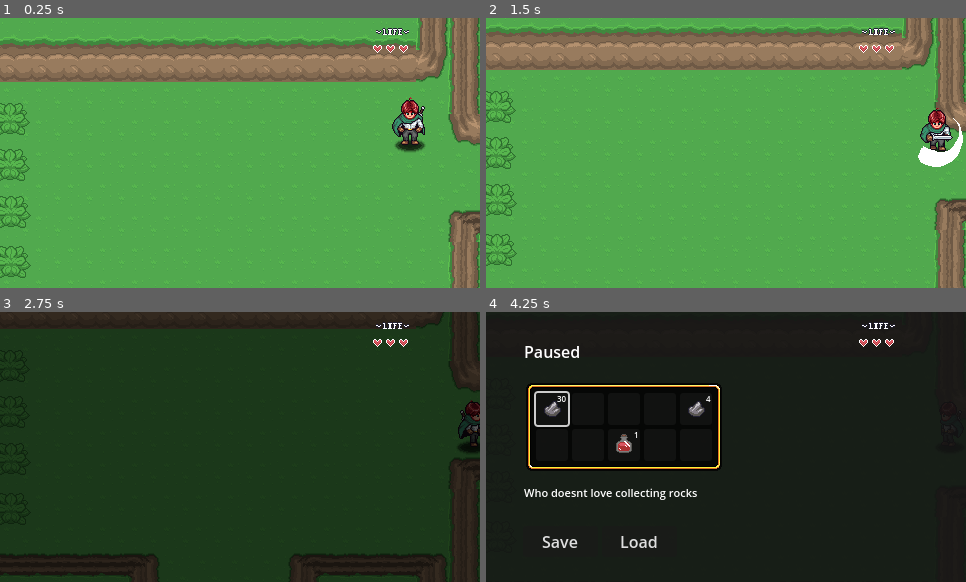
Above: before the commit, frames 1-4 (two rows, left to right).
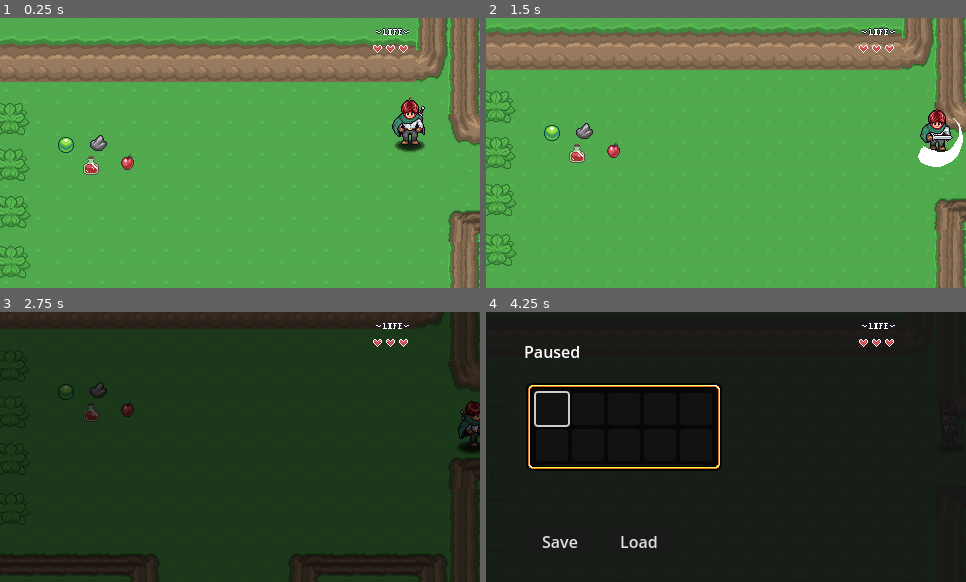
Above: after the commit, the same moments.

Repository: stevenmontes/RpgGame
Game: Godot game, scene res://levels/area01/01.tscn
The game is run twice, just before and just after one commit, with the same random seed, the same clock (stepped at 60 frames per second) and the same inputs. Sound files missing from this copy of the repository are replaced by a short silence.
Inputs:
- Up to frame 1 (0.25 s): no input
- Up to frame 2 (1.5 s): hold D (right) 0.53-1.28 s; hold Z (attack) 0.53-1.28 s; hold S (down) from 1.28 s (still down); tap Z (attack) at 1.35 s
- Up to frame 3 (2.75 s): release S (down) at 2.03 s; hold D (right) from 2.03 s (still down); hold Z (attack) from 2.03 s (still down)
- Up to frame 4 (4.25 s): release D (right) at 2.78 s; release Z (attack) at 2.78 s; hold W (up) 2.78-3.53 s; tap Z (attack) at 2.85 s; hold A (left) from 3.53 s (still down); hold Z (attack) from 3.53 s (still down); tap Escape (pause) at 4.15 s

The runs differ from the first frame. In frame 1, 0.6% of the frame differs, in the area x 12-28%, y 43-59%; in frame 2, 0.6%; in frame 3, 0.4%; in frame 4, 1.0%, in the area x 7-47%, y 31-70%.

Commit message:
Pickup & Use Items - Inventory (part II) // E17

Diff:
--- a/00_Globals/global_player_manager.gd
+++ b/00_Globals/global_player_manager.gd
@@ -1,6 +1,7 @@
 extends Node
 
 const PLAYER = preload("res://player/player.tscn")
+const INVENTORY_DATA: InventoryData = preload("res://GUI/pause_menu/inventory/player_inventory.tres")
 
 var player: Player
 var player_spawn: bool = false
--- a/GUI/pause_menu.gd
+++ b/GUI/pause_menu.gd
@@ -3,6 +3,7 @@
 signal shown
 signal hidden
 
+@onready var audio_stream_player_2d: AudioStreamPlayer2D = $Control/AudioStreamPlayer2D
 @onready var button_save: Button = $Control/HBoxContainer/Button_Save
 @onready var button_load: Button = $Control/HBoxContainer/Button_Load
 @onready var item_description: Label = $Control/ItemDescription
@@ -51,3 +52,7 @@
 
 func update_item_description(new_text: String) -> void:
 	item_description.text = new_text
+
+func play_audio(sound: AudioStream) -> void:
+	audio_stream_player_2d.stream = sound
+	audio_stream_player_2d.play()
--- a/GUI/pause_menu/inventory/player_inventory.tres
+++ b/GUI/pause_menu/inventory/player_inventory.tres
@@ -1,29 +1,9 @@
-[gd_resource type="Resource" script_class="InventoryData" load_steps=8 format=3 uid="uid://c12oks8rdokig"]
+[gd_resource type="Resource" script_class="InventoryData" load_steps=3 format=3 uid="uid://c12oks8rdokig"]
 
 [ext_resource type="Script" uid="uid://ceq7ukiidnhvf" path="res://GUI/pause_menu/inventory/scripts/inventory_data.gd" id="1_x61lb"]
 [ext_resource type="Script" uid="uid://d0at5viu3rf3y" path="res://GUI/pause_menu/inventory/scripts/slot_data.gd" id="2_1btyl"]
-[ext_resource type="Resource" uid="uid://cfibt6nriwxyq" path="res://items/stone.tres" id="3_1btyl"]
-[ext_resource type="Resource" uid="uid://c2v4qurbg48ul" path="res://items/potion.tres" id="4_6kbrr"]
-
-[sub_resource type="Resource" id="Resource_6kbrr"]
-script = ExtResource("2_1btyl")
-item_data = ExtResource("3_1btyl")
-quantity = 30
-metadata/_custom_type_script = "uid://d0at5viu3rf3y"
-
-[sub_resource type="Resource" id="Resource_d33ra"]
-script = ExtResource("2_1btyl")
-item_data = ExtResource("3_1btyl")
-quantity = 4
-metadata/_custom_type_script = "uid://d0at5viu3rf3y"
-
-[sub_resource type="Resource" id="Resource_0w5vp"]
-script = ExtResource("2_1btyl")
-item_data = ExtResource("4_6kbrr")
-quantity = 1
-metadata/_custom_type_script = "uid://d0at5viu3rf3y"
 
 [resource]
 script = ExtResource("1_x61lb")
-slots = Array[ExtResource("2_1btyl")]([SubResource("Resource_6kbrr"), null, null, null, SubResource("Resource_d33ra"), null, null, SubResource("Resource_0w5vp"), null, null])
+slots = Array[ExtResource("2_1btyl")]([null, null, null, null, null, null, null, null, null, null])
 metadata/_custom_type_script = "uid://ceq7ukiidnhvf"
--- a/GUI/pause_menu/inventory/scripts/inventory_data.gd
+++ b/GUI/pause_menu/inventory/scripts/inventory_data.gd
@@ -2,5 +2,40 @@
 
 @export var slots: Array[SlotData]
 
-func add_item() -> void:
+func _init() -> void:
+	connect_slots()
+
+func connect_slots() -> void:
+	for slot in slots:
+		if slot:
+			slot.changed.connect(slot_changed)
 	pass
+
+func slot_changed() -> void:
+	for slot in slots:
+		if slot:
+			if slot.quantity < 1:
+				slot.changed.disconnect(slot_changed)
+				var index = slots.find(slot)
+				slots[index] = null
+				emit_changed()
+	pass
+
+func add_item(item: ItemData, count: int = 1) -> bool:
+	for slot in slots:
+		if slot:
+			if slot.item_data == item:
+				slot.quantity += count
+				return true
+
+	for i in slots.size():
+		if slots[i] == null:
+			var new_slot_data = SlotData.new()
+			new_slot_data.item_data = item
+			new_slot_data.quantity = count
+			new_slot_data.changed.connect(slot_changed)
+			slots[i] = new_slot_data
+			return true
+
+	print("inventory is full")
+	return false
--- a/GUI/pause_menu/inventory/scripts/inventory_slot_ui.gd
+++ b/GUI/pause_menu/inventory/scripts/inventory_slot_ui.gd
@@ -10,6 +10,7 @@
 	label.text = ""
 	focus_entered.connect(item_focused)
 	focus_exited.connect(item_unfocused)
+	pressed.connect(item_pressed)
 
 func set_slot_data(value: SlotData) -> void:
 	slot_data = value
@@ -27,3 +28,14 @@
 
 func item_unfocused() -> void:
 	PauseMenu.update_item_description("")
+
+func item_pressed() -> void:
+	if slot_data:
+		if slot_data.item_data:
+			var was_used = slot_data.item_data.use()
+
+			if not was_used:
+				return
+
+			slot_data.quantity -= 1
+			label.text = str(slot_data.quantity)
--- a/GUI/pause_menu/inventory/scripts/inventory_ui.gd
+++ b/GUI/pause_menu/inventory/scripts/inventory_ui.gd
@@ -1,6 +1,8 @@
 class_name InventoryUI extends Control
 
 const INVENTORY_SLOT = preload("res://GUI/pause_menu/inventory/inventory_slot.tscn")
+
+var focus_index: int = 0
 
 @export var data: InventoryData
 
@@ -8,6 +10,7 @@
 	clear_inventory()
 	PauseMenu.shown.connect(update_inventory)
 	PauseMenu.hidden.connect(clear_inventory)
+	data.changed.connect(on_inventory_changed)
 	pass
 
 func clear_inventory() -> void:
@@ -19,5 +22,17 @@
 		var new_slot = INVENTORY_SLOT.instantiate()
 		add_child(new_slot)
 		new_slot.slot_data = s
+		new_slot.focus_entered.connect(item_focused)
+	get_child(0).grab_focus()
 
-	get_child(0).grab_focus()
+func on_inventory_changed() -> void:
+	clear_inventory()
+	update_inventory()
+	await get_tree().process_frame
+	get_child(focus_index).grab_focus()
+
+func item_focused() -> void:
+	for i in get_child_count():
+		if get_child(i).has_focus():
+			focus_index = i
+			return
--- a/GUI/pause_menu/inventory/scripts/slot_data.gd
+++ b/GUI/pause_menu/inventory/scripts/slot_data.gd
@@ -1,4 +1,10 @@
 class_name SlotData extends Resource
 
 @export var item_data: ItemData
-@export var quantity: int = 0
+@export var quantity: int = 0 : set = set_quantity
+
+func set_quantity(value: int) -> void:
+	quantity = value
+
+	if quantity < 1:
+		emit_changed()
--- a/GUI/pause_menu/pause_menu.tscn
+++ b/GUI/pause_menu/pause_menu.tscn
@@ -69,7 +69,6 @@
 offset_bottom = 137.41
 grow_horizontal = 2
 theme_override_font_sizes/font_size = 11
-text = "Restores your health"
 autowrap_mode = 2
 
 [node name="PanelContainer" type="PanelContainer" parent="Control"]
@@ -127,3 +126,6 @@
 custom_minimum_size = Vector2(75, 0)
 layout_mode = 2
 text = "Load"
+
+[node name="AudioStreamPlayer2D" type="AudioStreamPlayer2D" parent="Control"]
+max_polyphony = 4
--- /dev/null
+++ b/items/apple.tres
@@ -0,0 +1,24 @@
+[gd_resource type="Resource" script_class="ItemData" load_steps=8 format=3 uid="uid://bvmhl2a7ohrhj"]
+
+[ext_resource type="Script" uid="uid://burbyw4svidq7" path="res://items/items_effects/item_effect.gd" id="1_dumep"]
+[ext_resource type="Script" uid="uid://dxnkq7u176o8a" path="res://items/items_effects/item_effect_heal.gd" id="2_rj1s8"]
+[ext_resource type="Script" uid="uid://ccqj7oxf3d8gc" path="res://items/scripts/item_data.gd" id="2_xmv7l"]
+[ext_resource type="AudioStream" uid="uid://bns0t181ra8pq" path="res://items/items_effects/hp-up.wav" id="3_ia5ia"]
+[ext_resource type="Texture2D" uid="uid://bqqjx2ub523ga" path="res://items/sprites/items.png" id="3_xmv7l"]
+
+[sub_resource type="Resource" id="Resource_hbuy5"]
+script = ExtResource("2_rj1s8")
+sound = ExtResource("3_ia5ia")
+metadata/_custom_type_script = "uid://dxnkq7u176o8a"
+
+[sub_resource type="AtlasTexture" id="AtlasTexture_5kqgm"]
+atlas = ExtResource("3_xmv7l")
+region = Rect2(192, 0, 32, 32)
+
+[resource]
+script = ExtResource("2_xmv7l")
+name = "Apple"
+description = "A delicious red apple!"
+texture = SubResource("AtlasTexture_5kqgm")
+effects = Array[ExtResource("1_dumep")]([SubResource("Resource_hbuy5")])
+metadata/_custom_type_script = "uid://ccqj7oxf3d8gc"
--- /dev/null
+++ b/items/item_pickup/item_pickup.gd
@@ -0,0 +1,39 @@
+@tool
+class_name ItemPickup extends Node2D
+
+@export var item_data: ItemData : set = _set_item_data
+
+@onready var area_2d: Area2D = $Area2D
+@onready var sprite_2d: Sprite2D = $Sprite2D
+@onready var audio_stream_player_2d: AudioStreamPlayer2D = $AudioStreamPlayer2D
+
+func _ready() -> void:
+	_update_texture()
+	if Engine.is_editor_hint():
+		return
+
+	area_2d.body_entered.connect(_on_body_entered)
+	pass
+
+func _on_body_entered(body) -> void:
+	if body is Player:
+		if item_data:
+			if PlayerManager.INVENTORY_DATA.add_item(item_data):
+				_item_picked_up()
+	pass
+
+func _item_picked_up() -> void:
+	area_2d.body_entered.disconnect(_on_body_entered)
+	audio_stream_player_2d.play()
+	visible = false
+	await audio_stream_player_2d.finished
+	queue_free()
+
+func _set_item_data(value: ItemData) -> void:
+	item_data = value
+	_update_texture()
+
+func _update_texture() -> void:
+	if item_data and sprite_2d:
+		sprite_2d.texture = item_data.texture
+	pass
--- /dev/null
+++ b/items/item_pickup/item_pickup.tscn
@@ -0,0 +1,19 @@
+[gd_scene load_steps=4 format=3 uid="uid://s31rbdoe53qr"]
+
+[ext_resource type="Script" uid="uid://b2b6afpby00tw" path="res://items/item_pickup/item_pickup.gd" id="1_0g51u"]
+[ext_resource type="AudioStream" uid="uid://cl8ukc172tw32" path="res://items/item_pickup/item_pickup.wav" id="2_0rscd"]
+
+[sub_resource type="CircleShape2D" id="CircleShape2D_0g51u"]
+
+[node name="ItemPickup" type="Node2D"]
+script = ExtResource("1_0g51u")
+
+[node name="Area2D" type="Area2D" parent="."]
+
+[node name="CollisionShape2D" type="CollisionShape2D" parent="Area2D"]
+shape = SubResource("CircleShape2D_0g51u")
+
+[node name="Sprite2D" type="Sprite2D" parent="."]
+
+[node name="AudioStreamPlayer2D" type="AudioStreamPlayer2D" parent="."]
+stream = ExtResource("2_0rscd")
--- /dev/null
+++ b/items/items_effects/item_effect.gd
@@ -0,0 +1,6 @@
+class_name ItemEffect extends Resource
+
+@export var use_description: String
+
+func use() -> void:
+	pass
--- /dev/null
+++ b/items/items_effects/item_effect_heal.gd
@@ -0,0 +1,8 @@
+class_name ItemEffectHeal extends ItemEffect
+
+@export var heal_amount: int = 1
+@export var sound: AudioStream
+
+func use() -> void:
+	PlayerManager.player.update_hp(heal_amount)
+	PauseMenu.play_audio(sound)
--- a/items/potion.tres
+++ b/items/potion.tres
@@ -1,7 +1,16 @@
-[gd_resource type="Resource" script_class="ItemData" load_steps=4 format=3 uid="uid://c2v4qurbg48ul"]
+[gd_resource type="Resource" script_class="ItemData" load_steps=8 format=3 uid="uid://c2v4qurbg48ul"]
 
 [ext_resource type="Script" uid="uid://ccqj7oxf3d8gc" path="res://items/scripts/item_data.gd" id="1_70df6"]
+[ext_resource type="Script" uid="uid://burbyw4svidq7" path="res://items/items_effects/item_effect.gd" id="1_hxf14"]
 [ext_resource type="Texture2D" uid="uid://bqqjx2ub523ga" path="res://items/sprites/items.png" id="2_8h85v"]
+[ext_resource type="Script" uid="uid://dxnkq7u176o8a" path="res://items/items_effects/item_effect_heal.gd" id="2_u0y06"]
+[ext_resource type="AudioStream" uid="uid://bns0t181ra8pq" path="res://items/items_effects/hp-up.wav" id="3_ncbnu"]
+
+[sub_resource type="Resource" id="Resource_q7uc3"]
+script = ExtResource("2_u0y06")
+heal_amount = 2
+sound = ExtResource("3_ncbnu")
+metadata/_custom_type_script = "uid://dxnkq7u176o8a"
 
 [sub_resource type="AtlasTexture" id="AtlasTexture_2nysy"]
 atlas = ExtResource("2_8h85v")
@@ -12,4 +21,5 @@
 name = "Potion"
 description = "Restores your health"
 texture = SubResource("AtlasTexture_2nysy")
+effects = Array[ExtResource("1_hxf14")]([SubResource("Resource_q7uc3")])
 metadata/_custom_type_script = "uid://ccqj7oxf3d8gc"
--- a/items/scripts/item_data.gd
+++ b/items/scripts/item_data.gd
@@ -3,3 +3,16 @@
 @export var name: String = ""
 @export_multiline var description: String = ""
 @export var texture: Texture2D
+
+@export_category('Item Use Effects')
+@export var effects: Array[ItemEffect]
+
+func use() -> bool:
+	if effects.is_empty():
+		return false
+
+	for effect in effects:
+		if effect:
+			effect.use()
+
+	return true
--- a/levels/area01/01.tscn
+++ b/levels/area01/01.tscn
@@ -1,10 +1,15 @@
-[gd_scene load_steps=6 format=3 uid="uid://crnuyiachf5vt"]
+[gd_scene load_steps=11 format=3 uid="uid://crnuyiachf5vt"]
 
 [ext_resource type="Script" uid="uid://cjrtmr8wasf42" path="res://levels/scripts/level.gd" id="1_l2ak3"]
 [ext_resource type="PackedScene" uid="uid://mh36qg6ylqqo" path="res://tileMaps/grass-01.tscn" id="1_xlvri"]
 [ext_resource type="PackedScene" uid="uid://chi4idt52b887" path="res://levels/player_spawn.tscn" id="2_sqbdx"]
 [ext_resource type="PackedScene" uid="uid://bt2swnxvmhnns" path="res://levels/level_transition.tscn" id="4_fl0jm"]
 [ext_resource type="PackedScene" uid="uid://dowt50puuh18r" path="res://props/plants/plant.tscn" id="5_dh2nq"]
+[ext_resource type="PackedScene" uid="uid://s31rbdoe53qr" path="res://items/item_pickup/item_pickup.tscn" id="6_skxhh"]
+[ext_resource type="Resource" uid="uid://dqf18v81g6kca" path="res://items/gem.tres" id="7_sjo14"]
+[ext_resource type="Resource" uid="uid://cfibt6nriwxyq" path="res://items/stone.tres" id="8_6ub2s"]
+[ext_resource type="Resource" uid="uid://c2v4qurbg48ul" path="res://items/potion.tres" id="9_01x3v"]
+[ext_resource type="Resource" uid="uid://bvmhl2a7ohrhj" path="res://items/apple.tres" id="10_sjo14"]
 
 [node name="01" type="Node2D"]
 script = ExtResource("1_l2ak3")
@@ -37,3 +42,19 @@
 
 [node name="Plant4" parent="." instance=ExtResource("5_dh2nq")]
 position = Vector2(43, 220)
+
+[node name="ItemPickup" parent="." instance=ExtResource("6_skxhh")]
+position = Vector2(98, 95)
+item_data = ExtResource("7_sjo14")
+
+[node name="ItemPickup2" parent="." instance=ExtResource("6_skxhh")]
+position = Vector2(130, 93)
+item_data = ExtResource("8_6ub2s")
+
+[node name="ItemPickup3" parent="." instance=ExtResource("6_skxhh")]
+position = Vector2(123, 117)
+item_data = ExtResource("9_01x3v")
+
+[node name="ItemPickup4" parent="." instance=ExtResource("6_skxhh")]
+position = Vector2(159, 112)
+item_data = ExtResource("10_sjo14")
Not shown, added: items/item_pickup/item_pickup.gd.uid
Not shown, added: items/item_pickup/item_pickup.wav.import
Not shown, added: items/items_effects/hp-up.wav.import
Not shown, added: items/items_effects/item_effect.gd.uid
Not shown, added: items/items_effects/item_effect_heal.gd.uid
Not shown, added: items/item_pickup/item_pickup.wav
Not shown, added: items/items_effects/hp-up.wav
